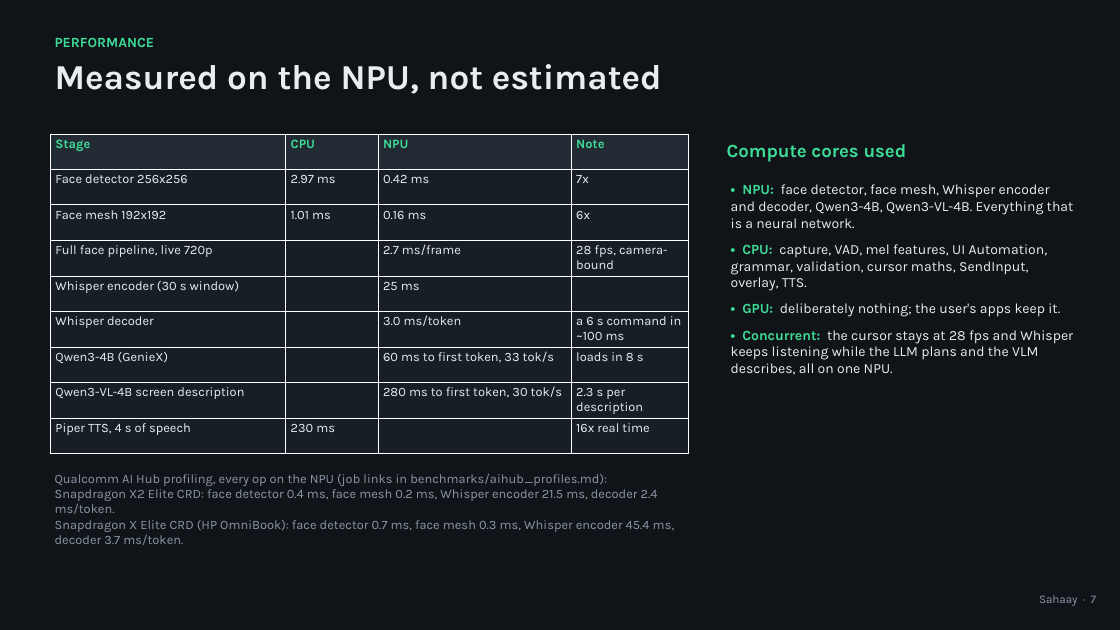
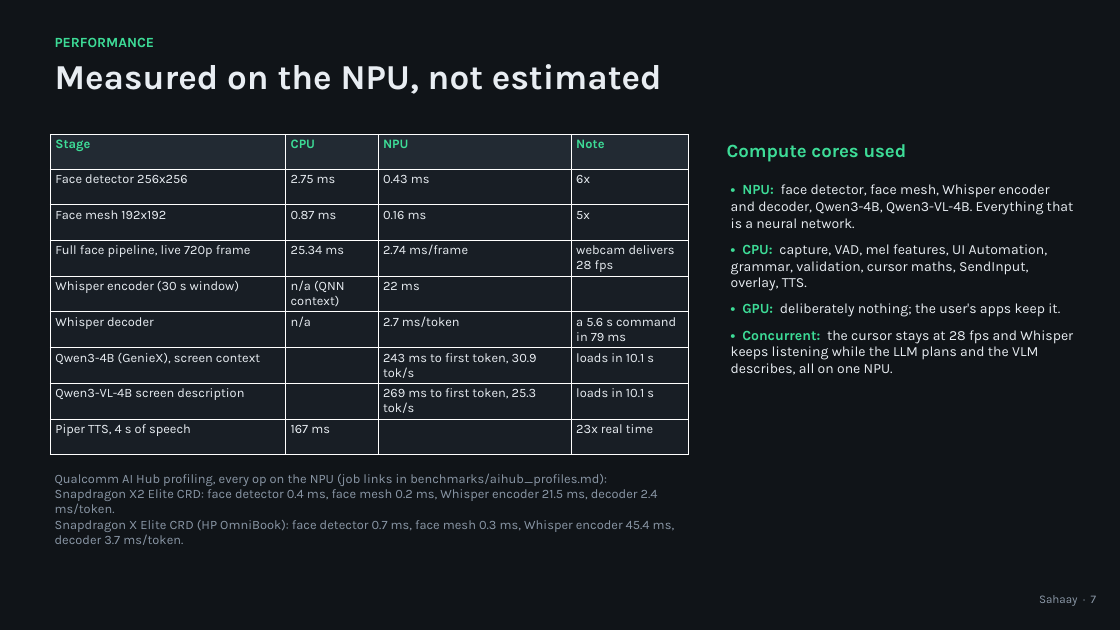
Before and after one commit to Vision-jarvis/sahaay, a slide deck: slide 7 of docs/deck/Sahaay_Pitch.pptx. Drawn at 1120x630 pixels with LibreOffice and Linux fonts; fonts in the diff are those of the drawing. Boxes give left, top, right and bottom in pixels: in the first picture for what was removed or moved away, otherwise in the second. Text is boxed around its words. In the diff, an @@ line names an element or a change of style, - is before the commit and + after.

Commit message:
Measured benchmarks (results.md/json); README, deck and description use measured numbers and honest memory figures

```diff
--- a/docs/deck/Sahaay_Pitch.pptx
+++ b/docs/deck/Sahaay_Pitch.pptx
@@ table at <box>50,134,689,452</box> @@
-row 2: Face detector 256x256 | 2.97 ms | 0.42 ms | 7x
+row 2: Face detector 256x256 | 2.75 ms | 0.43 ms | 6x
-row 3, column 2: 1.01 ms
+row 3, column 2: 0.87 ms
-row 3, column 4: 6x
+row 3, column 4: 5x
-row 4: Full face pipeline, live 720p |  | 2.7 ms/frame | 28 fps, camera-bound
+row 4: Full face pipeline, live 720p frame | 25.34 ms | 2.74 ms/frame | webcam delivers 28 fps
-row 5, column 2: 
+row 5, column 2: n/a (QNN context)
-row 5, column 3: 25 ms
+row 5, column 3: 22 ms
-row 6: Whisper decoder |  | 3.0 ms/token | a 6 s command in ~100 ms
+row 6: Whisper decoder | n/a | 2.7 ms/token | a 5.6 s command in 79 ms
-row 7: Qwen3-4B (GenieX) |  | 60 ms to first token, 33 tok/s | loads in 8 s
+row 7: Qwen3-4B (GenieX), screen context |  | 243 ms to first token, 30.9 tok/s | loads in 10.1 s
-row 8, column 3: 280 ms to first token, 30 tok/s
+row 8, column 3: 269 ms to first token, 25.3 tok/s
-row 8, column 4: 2.3 s per description
+row 8, column 4: loads in 10.1 s
-row 9, column 2: 230 ms
+row 9, column 2: 167 ms
-row 9, column 4: 16x real time
+row 9, column 4: 23x real time
```
Also in this commit, not shown: 3 other slides changed, 7 other files.
